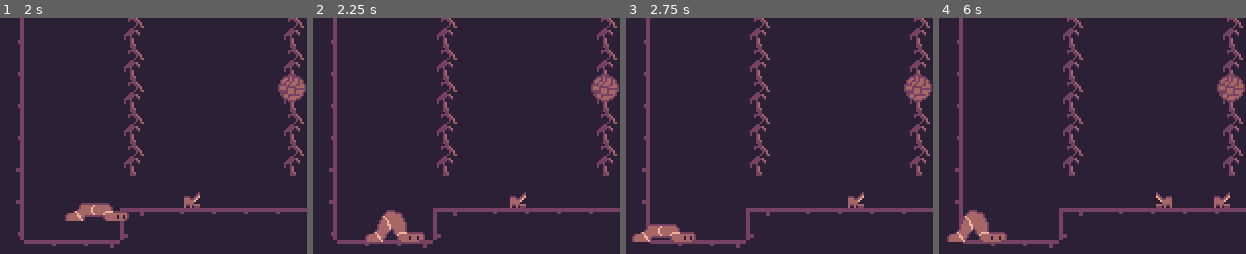
Above: before the commit, frames 1-4 (left to right).
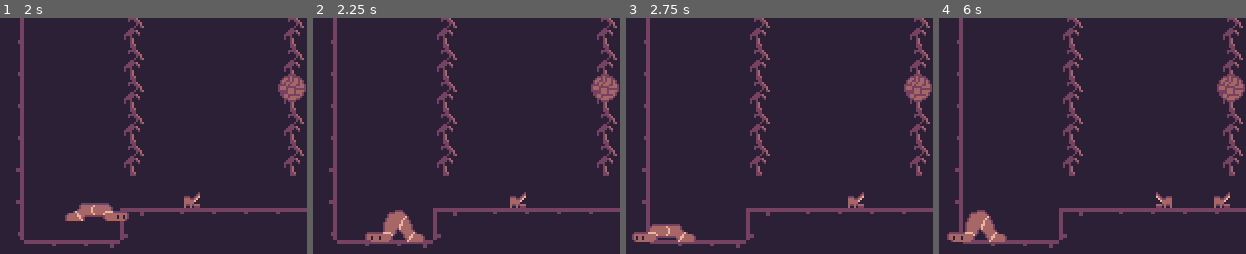
Above: after the commit, the same moments.

Repository: JUB-Yoush/ggj-2023
Game: Godot game, scene res://src/levels/Level0.tscn
The game is run twice, just before and just after one commit, with the same random seed, the same clock (stepped at 60 frames per second) and the same inputs.
Inputs:
- Up to frame 1 (2 s): hold Right (right) from 0.53 s (still down); tap Z (jump) at 0.77, 1.52 s
- Up to frame 2 (2.25 s): release Right (right) at 2.03 s; hold Left (left) from 2.03 s (still down)
- Up to frame 3 (2.75 s): keep holding Left (left)
- Up to frame 4 (6 s): release Left (left) at 2.78 s; hold Right (right) 2.78-4.28 s; tap Z (jump) at 3.02, 3.77, 4.52 s; hold Left (left) 4.28-5.03 s; hold Right (right) 5.03-5.78 s; hold Left (left) from 5.78 s (still down)
The pictures show only the part of the screen within x 0-50%, y 50-100%; the shares and areas given below are measured in that part.

Frame 1 is identical in both runs. In frame 2, 1.0% of the frame differs, in the area x 16-37%, y 81-95%; in frame 3, 0.5%; in frame 4, 1.0%.

Commit message:
e

Diff:
--- a/src/player/Player.gd
+++ b/src/player/Player.gd
@@ -26,6 +26,11 @@
 
 
 func _physics_process(delta: float) -> void:
+    if input_vector.x == -1:
+        $Sprite.flip_h = true
+    elif input_vector.x == 1:
+        $Sprite.flip_h = false
+
     #simple state machine. I could do the non linear gdquest multinode setup but I have 2 days.
     match _state:
         States.ON_GROUND:
